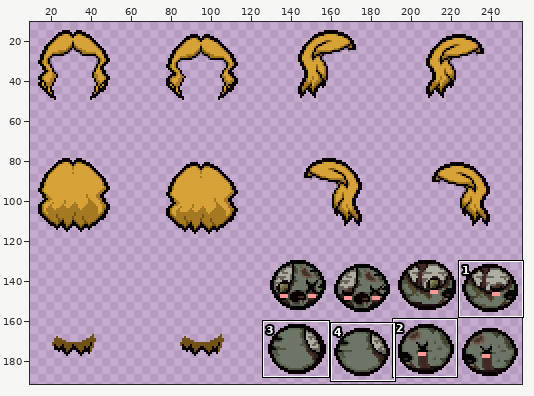
Two states of a sprite sheet, resources/gfx/characters/costumes_cadaver/costume_038x_venus.png. The first picture is a wide view before the edit; the outline marks the close-up.
Close-up. Earlier state:
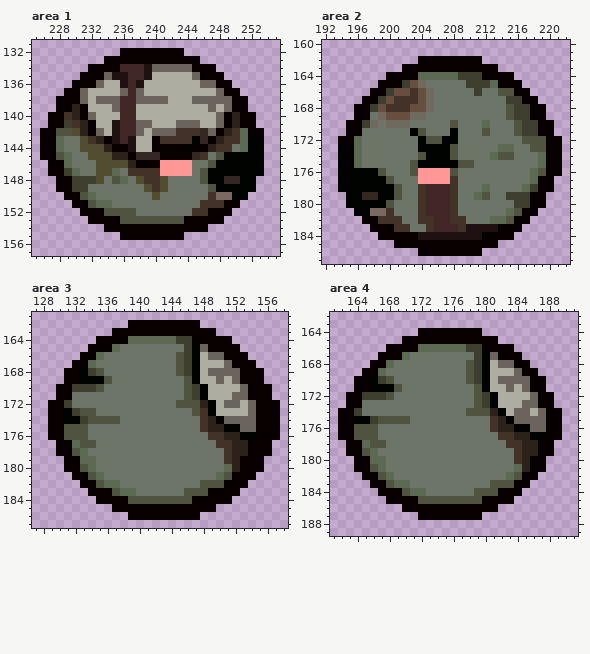
The file is 256x192 pixels. Colours within 5 levels of each other are drawn and written as one. Shown: area 1: x 225..255, y 131..157; area 2: x 192..222, y 160..187; area 3: x 127..158, y 161..187; area 4: x 161..191, y 162..189. The wide view leaves out empty margins. The commit also changed other parts of the picture, which this record leaves out.
Now the later version:
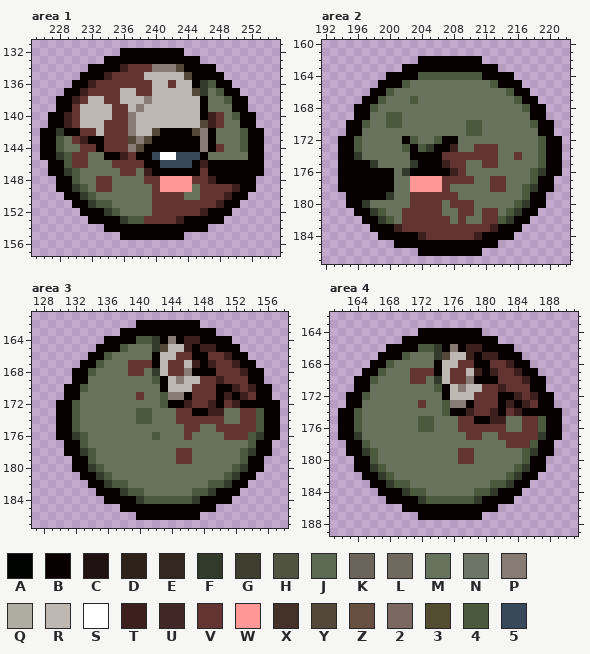
Palette (. is transparent): A #010300  B #080000  C #1f1111  D #2d2219  E #342722  F #313a2b  G #3e3e2e  H #505340  J #5c6a53  K #6a645d  L #70695e  M #68735e  N #6d7568  P #877c75  Q #aeada2  R #bfb7b2  S #ffffff  T #3c201e  U #422727  V #643432  W #ff9797  X #423227  Y #54483a  Z #664e40  2 #7a6961  3 #524d31  4 #4b5a3d  5 #39485b
Edits made:
Changed rows in their new state; - is an unchanged pixel.
Area 1:
first column x 228:
134 --------TVVVPPPYB---------
135 ------TVVVVRRRRRYB--------
136 ----TVVVVVVVRRVRRBF4------
137 ---TVVVVRRVVRRRRRYFM4-----
138 --TVRRVVRRRPRRRRRRBMM4----
139 --VRRRRVVRPRRRRRRRBMMM----
140 -TVRRRRVVPRRRRRRRRBTVM4---
141 -TVRRRVVVPRRRRRRRRYTVMM---
142 FBBVVRVVVPRRYBBBBYPBMMM4--
143 4MVTBBVVVYPY-BBBBBP-MMM4BB
144 4MMVVBVVVPYB----B-PBVMM4BB
145 F4VVMMBBTVBB5SS555BMMMMMBB
146 -4VVMMMVVVV--5555BTBBBBBBB
147 -F4MMMMMVVMTBBBBBBVBBBBBBB
148 --4MMVVMMMMVVWWWWVVTBBBBB-
149 --F4MVVMMMMMVWWWWMVVVVTBB-
150 ---F4MMMMMMMVVVVMMVVVTBB--
151 ----F44MMMMMVVVVVVVVT-----
152 ------F4MMMMVVVVVVT-------
153 --------F44VVVVT----------
Area 2:
first column x 194:
164 ----------44444444--------
165 --------4MMMMMMMMMM4------
166 ------4MMMMMMMMMMMMMM4----
167 -----4MMM4MMMMMMMMMMMM4---
168 ----4MMMMMMMMMMMMMMMMMM4--
169 ----MM44MMMMMMMMMMMMMMMM--
170 ---4MM44MMMMMMMM44MMMMMM4-
171 ---MMMMMMMMMMMMM44MMMMMMM-
172 --4MMMMMB4MM4BBMMMMMMMMMM4
173 BB4MMMMM4B4FBBTMMVVVMMMMM4
174 BBFMMMMMMBBBBVVVVVVVMMVMM4
175 BBBBFMMMMFBBBTVVMMVVMMMMM4
176 BBBBBBBMFBBBBBTVMMMMMMMM4F
177 BBBBBBBMMW---VVVVMMVVMMM4-
178 BBBBBBBMMWWWWVMMMMMVVMM4F-
179 -BBBBBFMMVVVVVVMMMMMMMM4--
180 -BBFMMMMMVVVVMVVVMMMMM4F--
181 --BBF4MMVVVVVMMVVMVVM4F---
182 -----F4MVVVVVVMVMMVV4F----
183 -------TVVVVVVVVVVVT------
184 ----------TVVVVVVT--------
Area 3:
first column x 129:
162 ----------.----------------
163 --------.------------------
164 ------.---B44FBPBTT--------
165 -----.--B4MMMFYRRTBTT------
166 ----.-B4MMMMMBRRVVBBVVT----
167 ---.-B4MMMVVVBRVVRTBTVVT---
168 --.-B4MMMMVVMFRVVPBBBVVVT--
169 --.-BMMMMMMMM4BRPRRVVTVVV--
170 -.-B4MMMMMMMMMBRRRVVVBBTVT-
171 -.-BMMMMMMMVMM4PPBVVVBTBTV-
172 .-B4MMMMMMMMMM4BBTVVTBVTBB-
173 .-B4MMMMMMM44MMMVVBBTTMMVV4
174 .-B4MMMMMMM44MMMVVVVVVMMVV4
175 .-B4MMMMMMMMMMMMMVVMMVVVVV4
176 .-BF4MMMMMMMM4MMMVMMMMVVV4F
177 -.-B4MMMMMMMMMMMMMMMMMMMM4-
178 -.-BF4MMMMMMMMMMVVMMMMMM4F-
179 --.-B4MMMMMMMMMMVVMMMMMM4--
180 --.-BF4MMMMMMMMMMMMMMMM4F--
181 ---.-BF4MMMMMMMMMMMMMM4F---
182 ----.-BF44MMMMMMMMMM44F----
183 -----.--BF44MMMMMM44F------
184 ------.---BF444444F--------
185 --------.------------------
186 ----------.----------------
Area 4:
first column x 164:
166 --------44FBPBTT--------
167 ------4MMMFYRRTBTT------
168 ----4MMMMMBRRVVBBVVT----
169 ---4MMMVVVBRVVRTBTVVT---
170 --4MMMMVVMFRVVPBBBVVVT--
171 --MMMMMMMM4BRPRRVVTVVV--
172 -4MMMMMMMMMBRRRVVVBBTVT-
173 -MMMMMMMVMM4PPBVVVBTBTV-
174 4MMMMMMMMMM4BBTVVTBVTBBB
175 4MMMMMMM44MMMVVBBTTMMVV4
176 4MMMMMMM44MMMVVVVVVMMVV4
177 FMMMMMMMMMMMMMVVMMVVVVVF
178 -4MMMMMMMMMMMMMMMMMVVV4-
179 -F4MMMMMMMMMMVVMMMMMM4F-
180 --4MMMMMMMMMMVVMMMMMM4--
181 --F4MMMMMMMMMMMMMMMM4F--
182 ---F4MMMMMMMMMMMMMM4F---
183 ----F44MMMMMMMMMM44F----
184 ------F44MMMMMM44F------
185 --------F444444F--------
Pixel boxes of the changes (left, top, right, bottom) in both close-ups:
changed: (56, 64, 264, 224)
changed: (338, 72, 546, 240)
changed: (48, 320, 264, 520)
changed: (354, 344, 546, 504)
